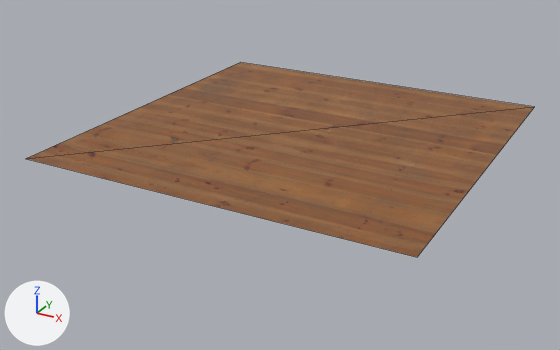
The glTF model godot/scenes/tiles/floor_wood_worn.glb: old version first, new version second.
Rendered twice from a camera (50 mm lens) standing at (1.331, -2.603, 1.086) and looking at (-0.052, -0.089, -0.171). Every picture has the same lights, and +X, +Y and +Z are marked at lower left. The first picture is the older version. Mesh edges are drawn as thin lines.

Names of what the first picture shows: 'floor_wood_worn'.
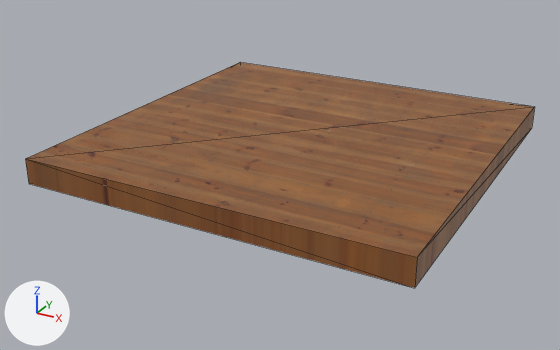
Location of each change, (x1, y1, x2, y2) in pixels of the pictures (560 x 350 px):
'floor_wood_worn', recoloured, reshaped (16% taller)
    before: (26, 62, 534, 257)
    after: (25, 62, 534, 288)
part 1 of me_floor_wood_worn_001, added
    after: (25, 108, 534, 288)

Edits to the bpy script that builds the scene:
```text
Change mat_wood_floor_worn:
    add n6 = _N.new('ShaderNodeMix'); n6.name = 'Mix'
    add n6.data_type = 'RGBA'
    add n6.blend_type = 'MULTIPLY'
    add n6.inputs[0].default_value = 1.0  # 'Factor'
    add n7 = _N.new('ShaderNodeVertexColor'); n7.name = 'Color Attribute'
    where n2 = _N.new('ShaderNodeTexImage'); n2.name = 'Image Texture'
    where n0 = _N.new('ShaderNodeBsdfPrincipled'); n0.name = 'Principled BSDF'
    remove _L.new(n2.outputs[0], n0.inputs[0])  # 'Color' to 'Base Color'
    add _L.new(n6.outputs[2], n0.inputs[0])  # 'Result' to 'Base Color'
    add _L.new(n7.outputs[0], n6.inputs[7])  # 'Color' to 'B'
    add _L.new(n2.outputs[0], n6.inputs[6])  # 'Color' to 'A'
Change me_floor_wood_worn_001:
    used by ob_floor_wood_worn; location = (0.0, 0.0, 0.0)
    remove me_floor_wood_worn_001.from_pydata(...)  # 4 vertices, 2 faces; spans x -0.75..0.75, y -0.75..0.75, z 0.0
    add me_floor_wood_worn_001.from_pydata(...)  # 8 vertices, 12 faces; spans x -0.75..0.75, y -0.75..0.75, z -0.1..0.0
    me_floor_wood_worn_001 part 1
    4 vertices are added at (-0.75, -0.75, -0.1), (0.75, -0.75, -0.1), (0.75, 0.75, -0.1), (-0.75, 0.75, -0.1)
    10 new faces join them
```
